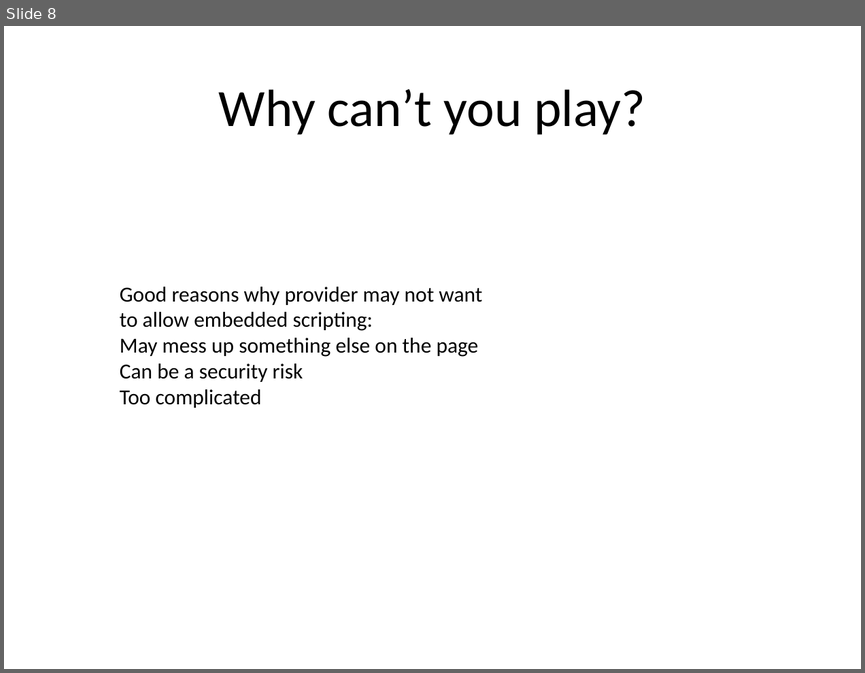
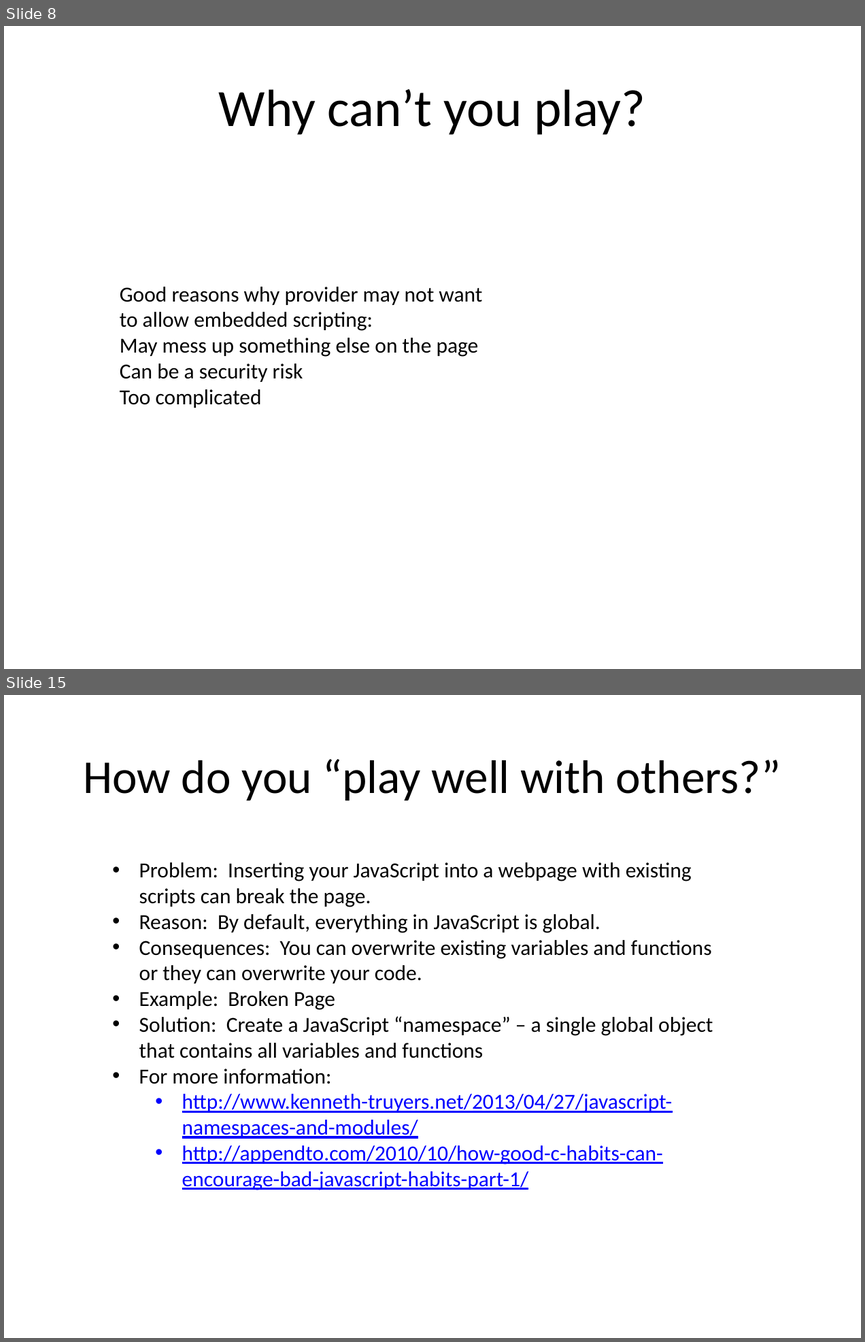
Before and after one commit to paul-burtness/webdevmojo, a slide deck: webdevmojo.pptx. Shown one above the other, each under a label of ours: slide 8 before the commit, slides 8 and 15 after it; the slides between them are not shown. The pictures are 865x673 and 865x1342 pixels, drawn with LibreOffice and Linux fonts; fonts in the diff are those of the drawing. Boxes give left, top, right and bottom in pixels: in the first picture for what was removed or moved away, otherwise in the second. Text is boxed around its words. In the diff, an @@ line names an element or a change of style, - is before the commit and + after.

```diff
--- a/webdevmojo.pptx
+++ b/webdevmojo.pptx
@@ slide 15 added at <box>4,695,861,1338</box>, background #FFFFFF @@
@@ title added at <box>83,759,781,801</box>, 39.6 pt, text #000000 @@
+How do you “play well with others?”
@@ text added at <box>139,862,713,1190</box>, 18 pt, text #000000 @@
+• Problem: Inserting your JavaScript into a webpage with existing scripts can break the page.
+• Reason: By default, everything in JavaScript is global.
+• Consequences: You can overwrite existing variables and functions or they can overwrite your code.
+• Example: Broken Page
+• Solution: Create a JavaScript “namespace” – a single global object that contains all variables and functions
+• For more information:
+  • http://www.kenneth-truyers.net/2013/04/27/javascript-namespaces-and-modules/
+  • http://appendto.com/2010/10/how-good-c-habits-can-encourage-bad-javascript-habits-part-1/
```
Also in this commit, not shown: 6 slides changed, 4 other slides added.
